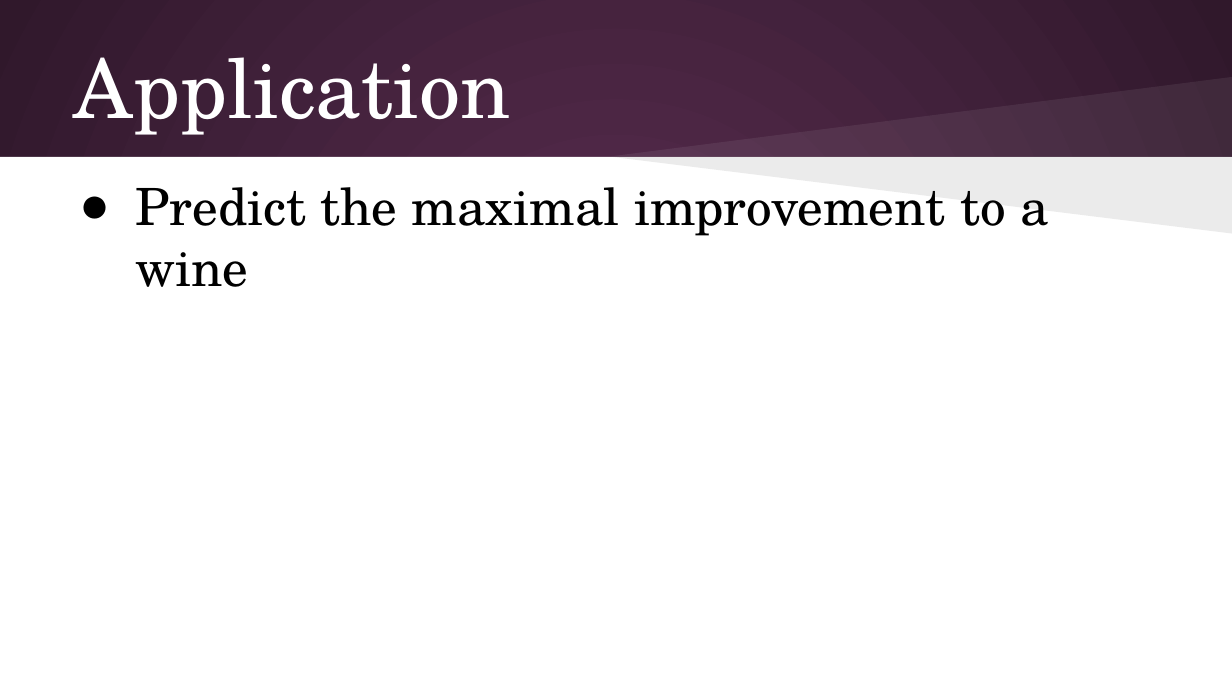
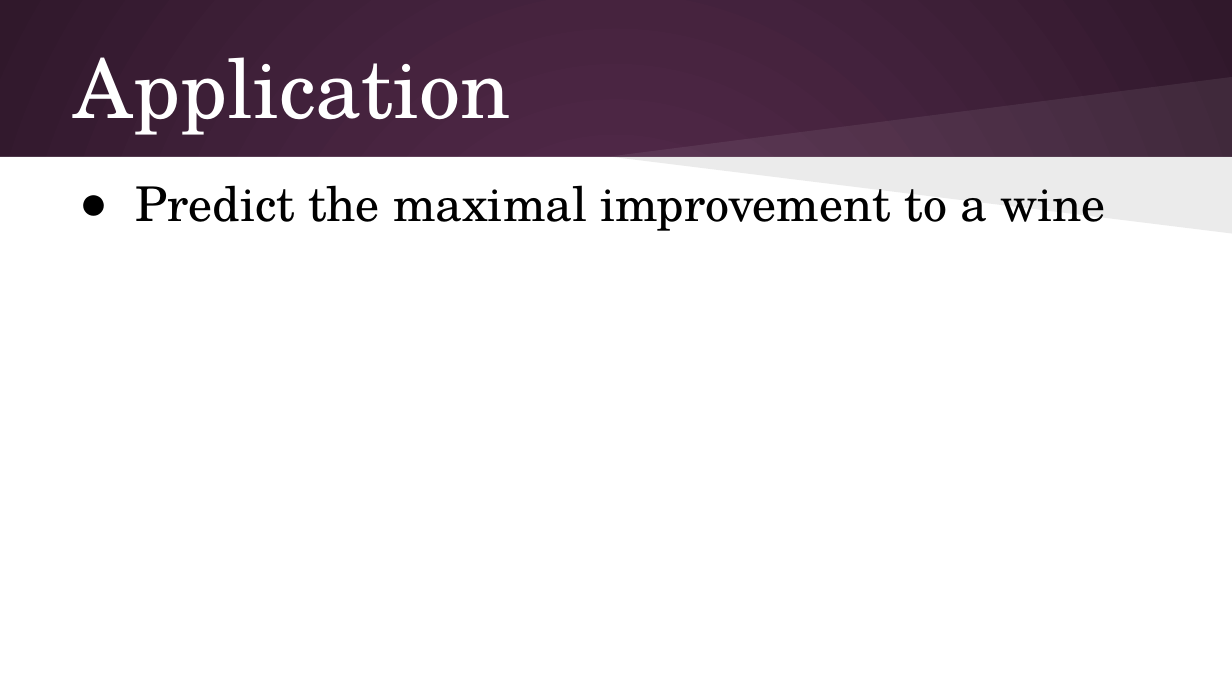
Before and after one commit to AaronSzabo/CMSC389A, a slide deck: slide 7 of Final-Project/ProjectPresentation.pptx. Drawn at 1232x693 pixels with LibreOffice and Linux fonts; fonts in the diff are those of the drawing. Boxes give left, top, right and bottom in pixels: in the first picture for what was removed or moved away, otherwise in the second. Text is boxed around its words. In the diff, an @@ line names an element or a change of style, - is before the commit and + after.

```diff
--- a/Final-Project/ProjectPresentation.pptx
+++ b/Final-Project/ProjectPresentation.pptx
@@ text "Predict the maximal improvement to ..." at (x1=136, y1=185, x2=1105, y2=231): size 30 to 28 pt @@
```
Also in this commit, not shown: 6 other slides changed, 1 other file.
